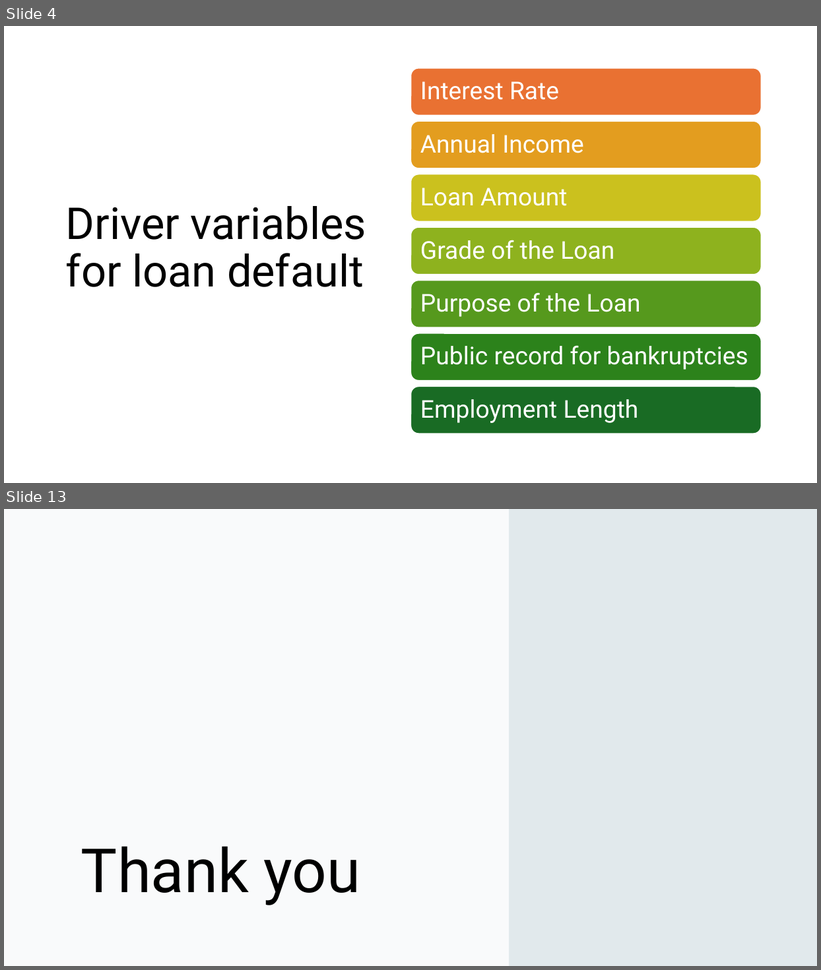
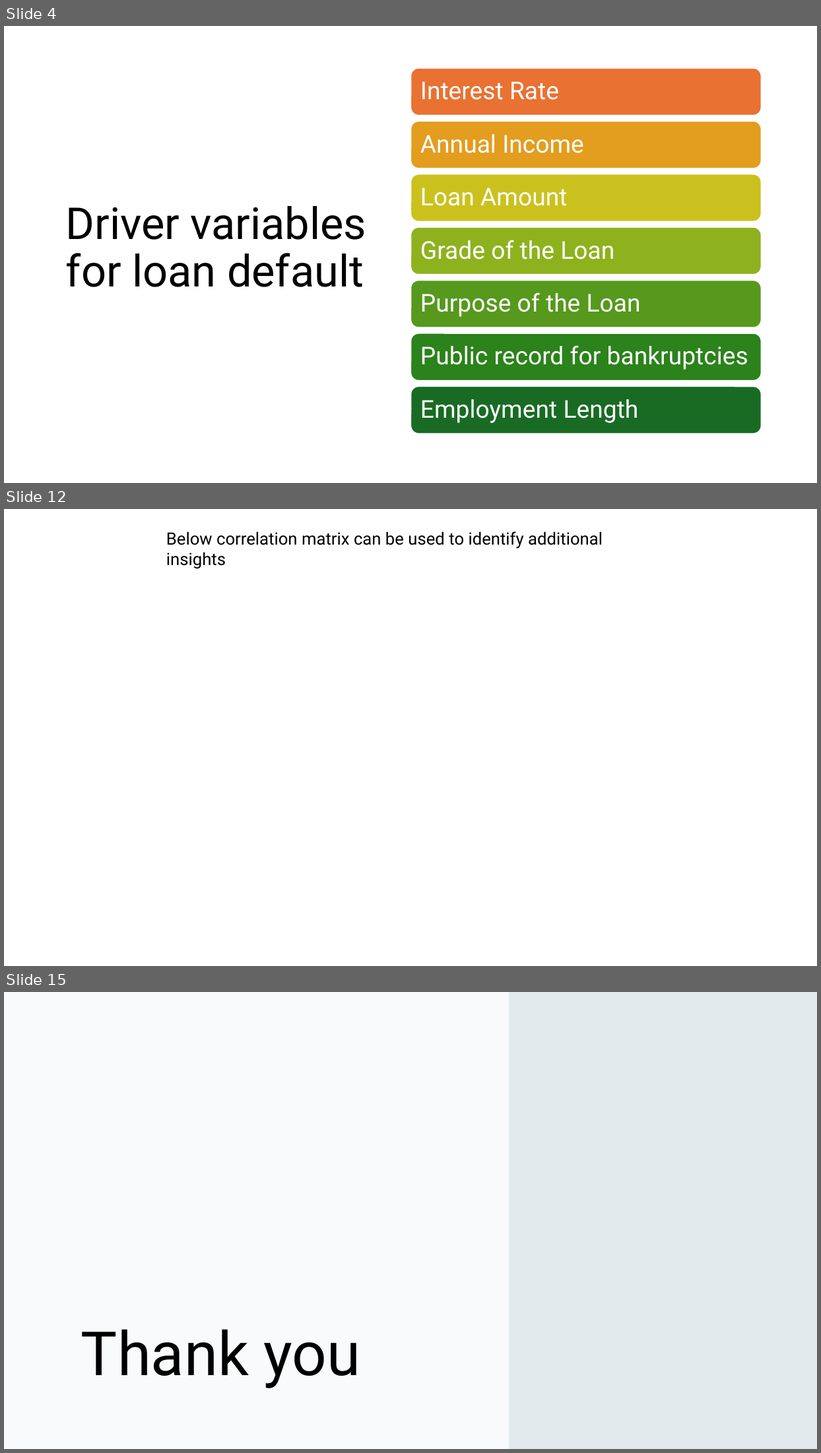
Before and after one commit to cyberpirate92/lending-club-case-study, a slide deck: Lending Club Case Study.pptx. Shown one above the other, each under a label of ours: slides 4 and 13 before the commit, slides 4, 12 and 15 after it; the slides between them are not shown. The pictures are 821x970 and 821x1453 pixels, drawn with LibreOffice and Linux fonts; fonts in the diff are those of the drawing; background and template pictures are left out. Boxes give left, top, right and bottom in pixels: in the first picture for what was removed or moved away, otherwise in the second. Text is boxed around its words. In the diff, an @@ line names an element or a change of style, - is before the commit and + after.

```diff
--- a/Lending Club Case Study.pptx
+++ b/Lending Club Case Study.pptx
@@ slide 12 added at (4,509,817,966), background picture (left out) @@
@@ text added at (166,531,603,549), 20 pt, text #000000 @@
+Below correlation matrix can be used to identify additional insights
@@ what was slide 13 is now slide 15 @@
```
Also in this commit, not shown: 6 slides changed, 3 other slides added, 2 slides removed, 1 other file.
